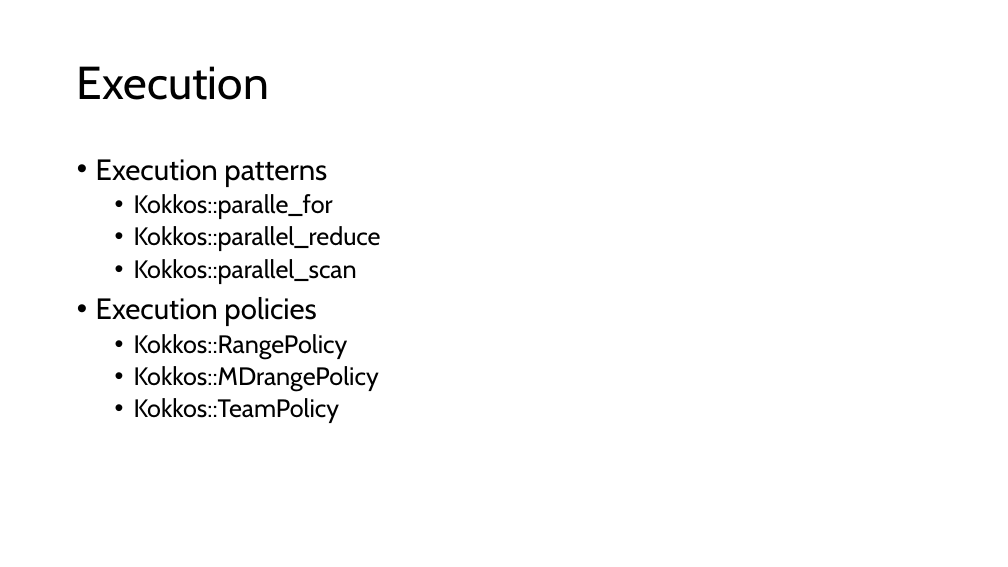
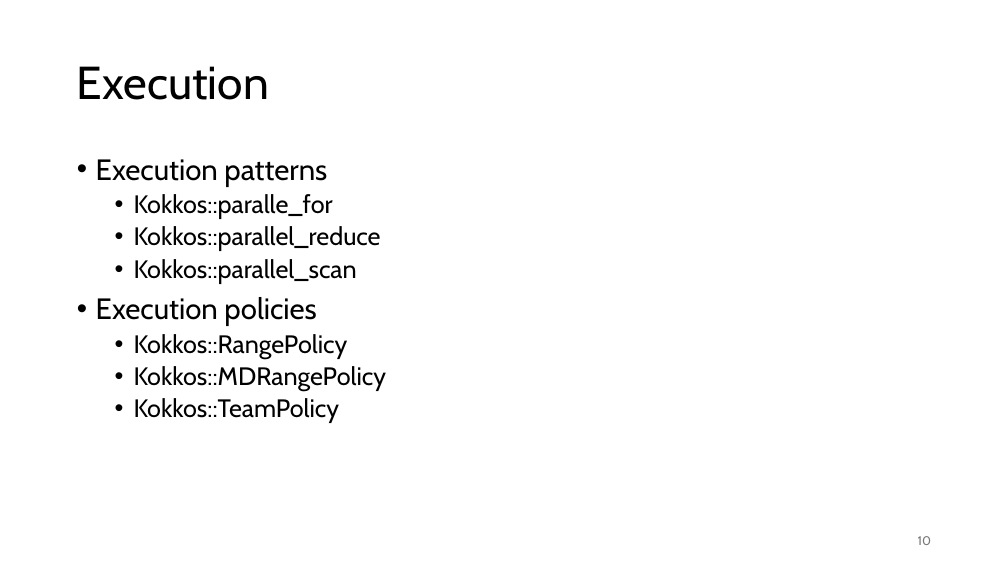
Before and after one commit to gjbex/GPU-programming, a slide deck: slide 10 of gpu_programming.pptx. Drawn at 1008x567 pixels with LibreOffice and Linux fonts; fonts in the diff are those of the drawing. Boxes give left, top, right and bottom in pixels: in the first picture for what was removed or moved away, otherwise in the second. Text is boxed around its words. In the diff, an @@ line names an element or a change of style, - is before the commit and + after.

Commit message:
Add Kokkos "hello world"

```diff
--- a/gpu_programming.pptx
+++ b/gpu_programming.pptx
@@ text at bbox=[134, 366, 387, 391]: text changed @@
-  • Kokkos::MDrangePolicy
+  • Kokkos::MDRangePolicy
@@ page number added at bbox=[918, 536, 931, 545], 12 pt, text #797979 @@
+10
```
Also in this commit, not shown: 5 other slides changed, 1 slide added.
